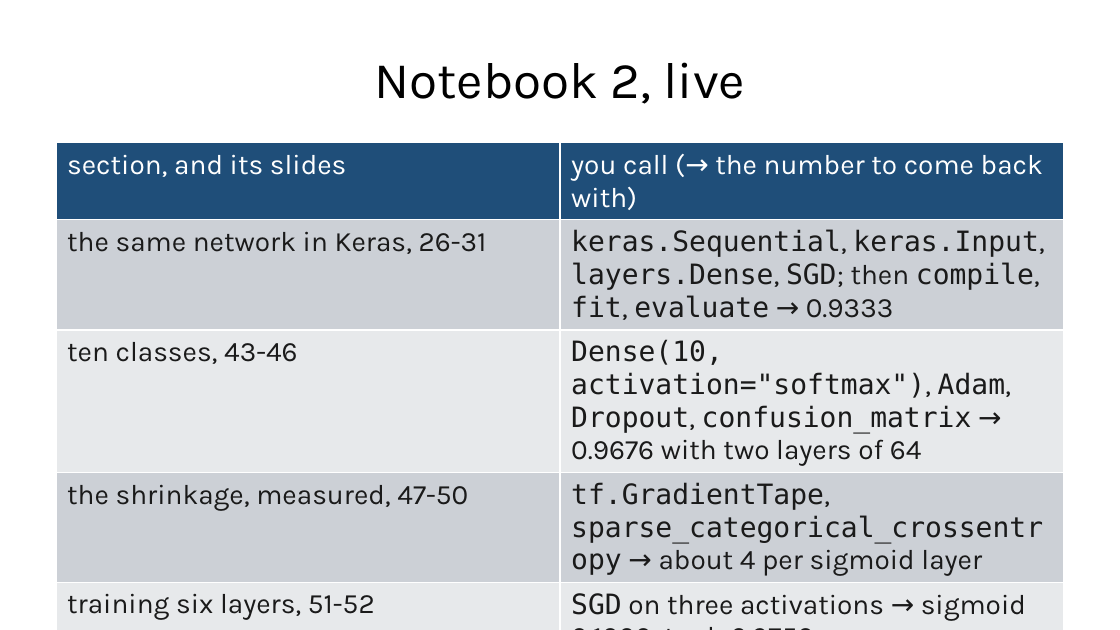
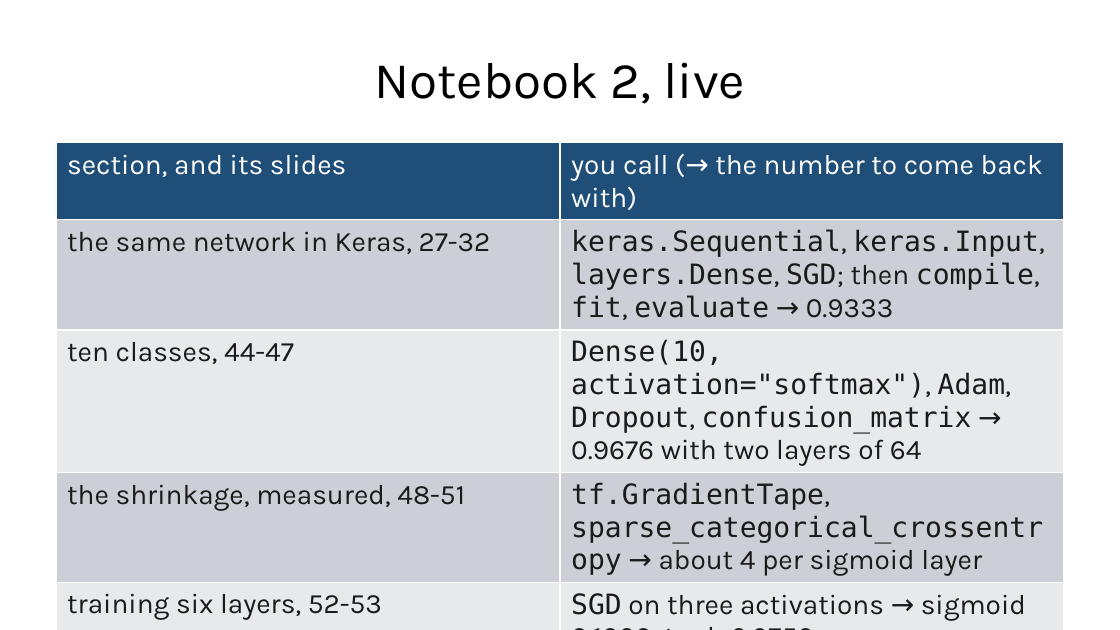
Before and after one commit to fabioantonini/technologies-for-artificial-intelligence, a slide deck: slide 54 of Lessons/09_neural_networks/Slides/neural_networks_slides.pptx (slide 53 before the commit). Drawn at 1120x630 pixels with LibreOffice and Linux fonts; fonts in the diff are those of the drawing; background and template pictures are left out. Boxes give left, top, right and bottom in pixels: in the first picture for what was removed or moved away, otherwise in the second. Text is boxed around its words. In the diff, an @@ line names an element or a change of style, - is before the commit and + after.

```diff
--- a/Lessons/09_neural_networks/Slides/neural_networks_slides.pptx
+++ b/Lessons/09_neural_networks/Slides/neural_networks_slides.pptx
@@ table at (56,143,1064,624) @@
-row 2, column 1: the same network in Keras, 26-31
+row 2, column 1: the same network in Keras, 27-32
-row 3, column 1: ten classes, 43-46
+row 3, column 1: ten classes, 44-47
-row 4, column 1: the shrinkage, measured, 47-50
+row 4, column 1: the shrinkage, measured, 48-51
-row 5, column 1: training six layers, 51-52
+row 5, column 1: training six layers, 52-53
-row 6, column 1: how big the weights should be, 56
+row 6, column 1: how big the weights should be, 57
```
Also in this commit, not shown: 3 other slides changed, 1 slide added, 6 other files.
